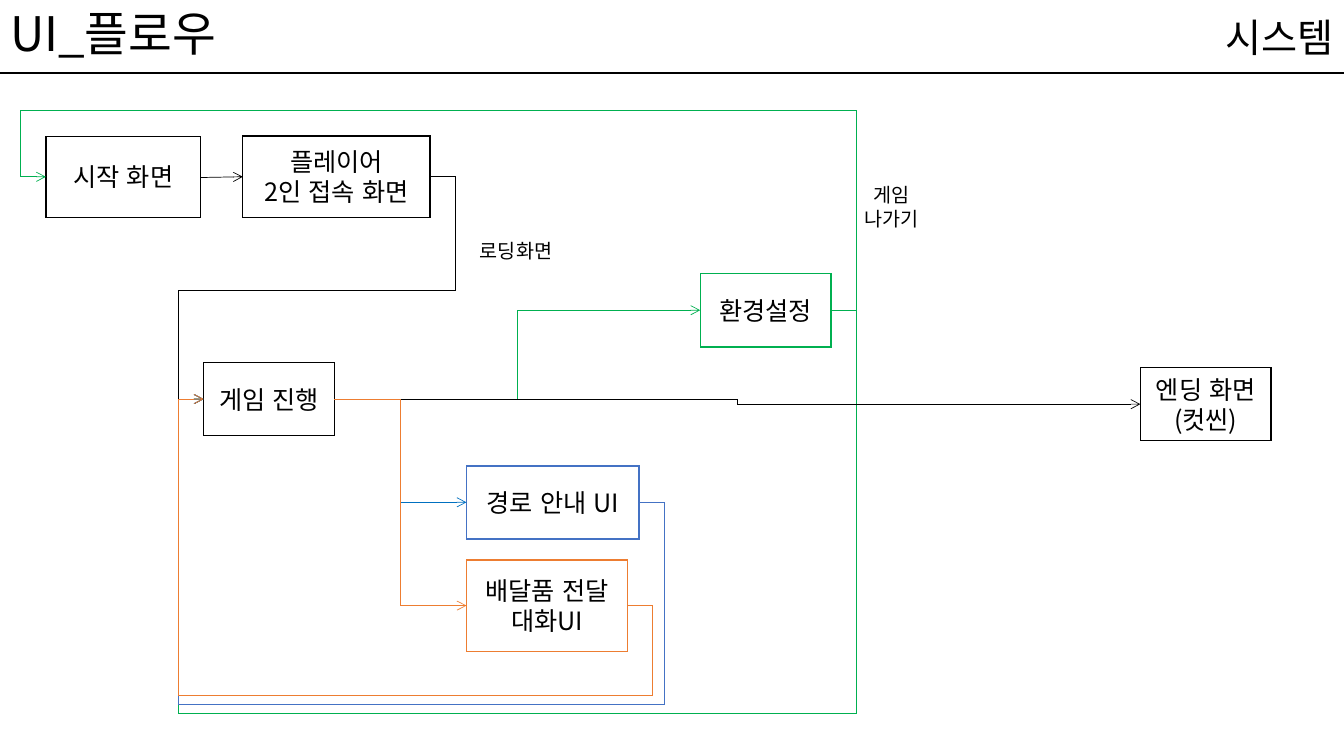
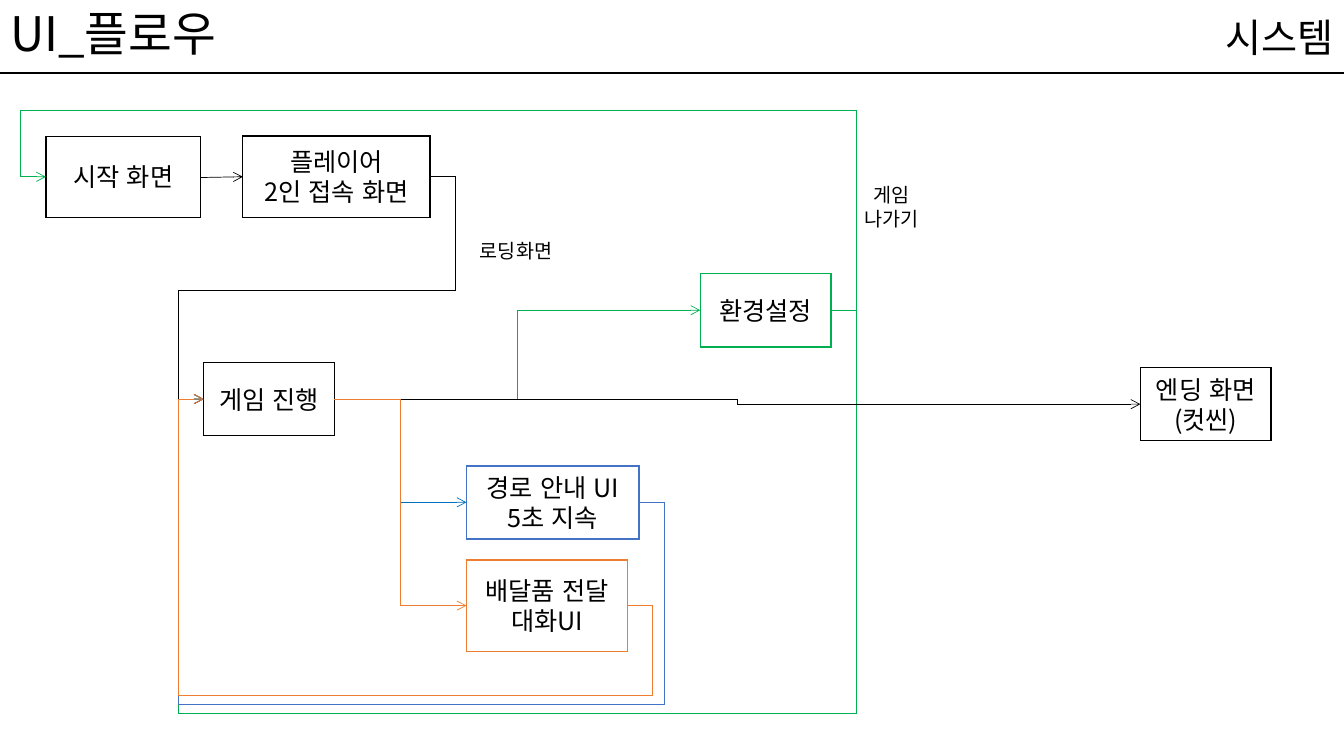
Before and after one commit to kwakyerin/2026_Graduation_Project, a slide deck: slide 19 of documents/HyunahKwon/design/designing/배트와 달트_기획서.pptx. Drawn at 1344x756 pixels with LibreOffice and Linux fonts; fonts in the diff are those of the drawing. Boxes give left, top, right and bottom in pixels: in the first picture for what was removed or moved away, otherwise in the second. Text is boxed around its words. In the diff, an @@ line names an element or a change of style, - is before the commit and + after.

Commit message:
사격,경로안내UI
및 그외 자잘한 추가사항들

```diff
--- a/documents/HyunahKwon/design/designing/배트와 달트_기획서.pptx
+++ b/documents/HyunahKwon/design/designing/배트와 달트_기획서.pptx
@@ text in rectangle at (x1=487, y1=476, x2=619, y2=529): text changed @@
-경로 안내 UI
+경로 안내 UI
+5초 지속
```
Also in this commit, not shown: 10 other slides changed, 2 slides added, 1 slide removed.
